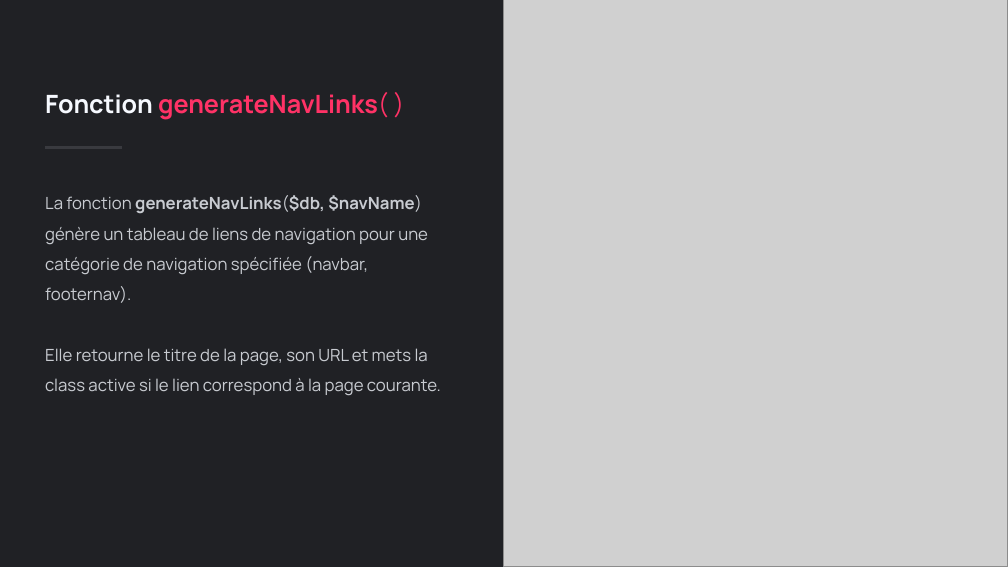
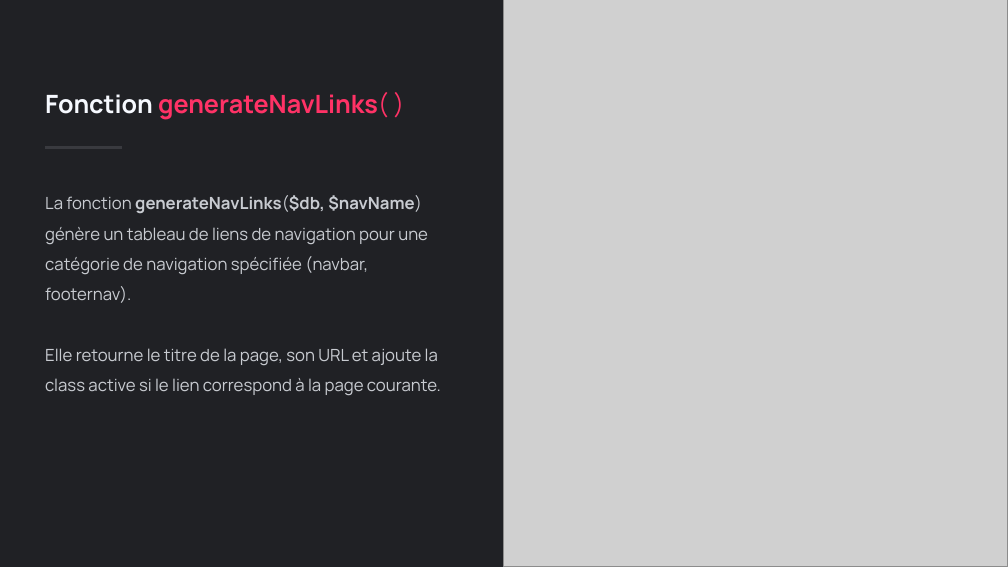
Before and after one commit to gpuberos/brief-medbdd, a slide deck: slide 14 of docs/slideshow/BRIEF - Wonderland Pharma - Création d'un site web dynamique qui interagit avec une base de données.pptx. Drawn at 1008x567 pixels with LibreOffice and Linux fonts; fonts in the diff are those of the drawing; grey boxes stand for pictures. Boxes give left, top, right and bottom in pixels: in the first picture for what was removed or moved away, otherwise in the second. Text is boxed around its words. In the diff, an @@ line names an element or a change of style, - is before the commit and + after.

```diff
--- a/docs/slideshow/BRIEF - Wonderland Pharma - Création d'un site web dynamique qui interagit avec une base de données.pptx
+++ b/docs/slideshow/BRIEF - Wonderland Pharma - Création d'un site web dynamique qui interagit avec une base de données.pptx
@@ text at box(45, 195, 441, 396): text changed @@
-La fonction generateNavLinks($db, $navName) génère un tableau de liens de navigation pour une catégorie de navigation spécifiée (navbar, footernav).
-Elle retourne le titre de la page, son URL et mets la class active si le lien correspond à la page courante.
+La fonction generateNavLinks($db, $navName) génère un tableau de liens de navigation pour une catégorie de navigation spécifiée (navbar, footernav).
+Elle retourne le titre de la page, son URL et ajoute la class active si le lien correspond à la page courante.
```
Also in this commit, not shown: 1 other slide changed, 2 slides added, 2 other files.
